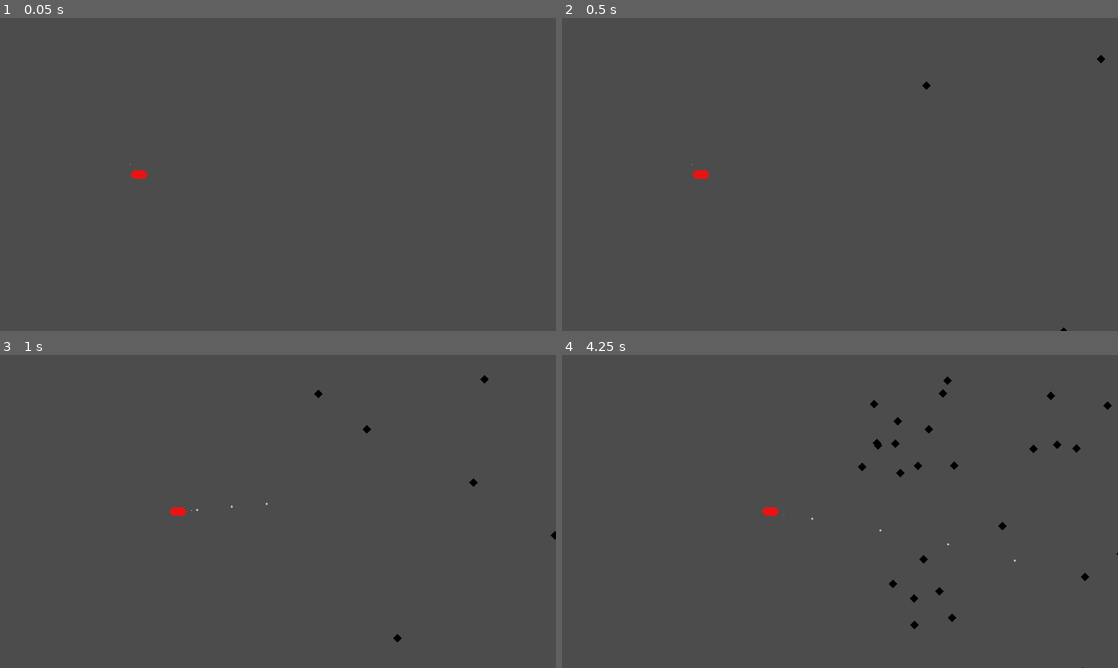
Above: before the commit, frames 1-4 (two rows, left to right).
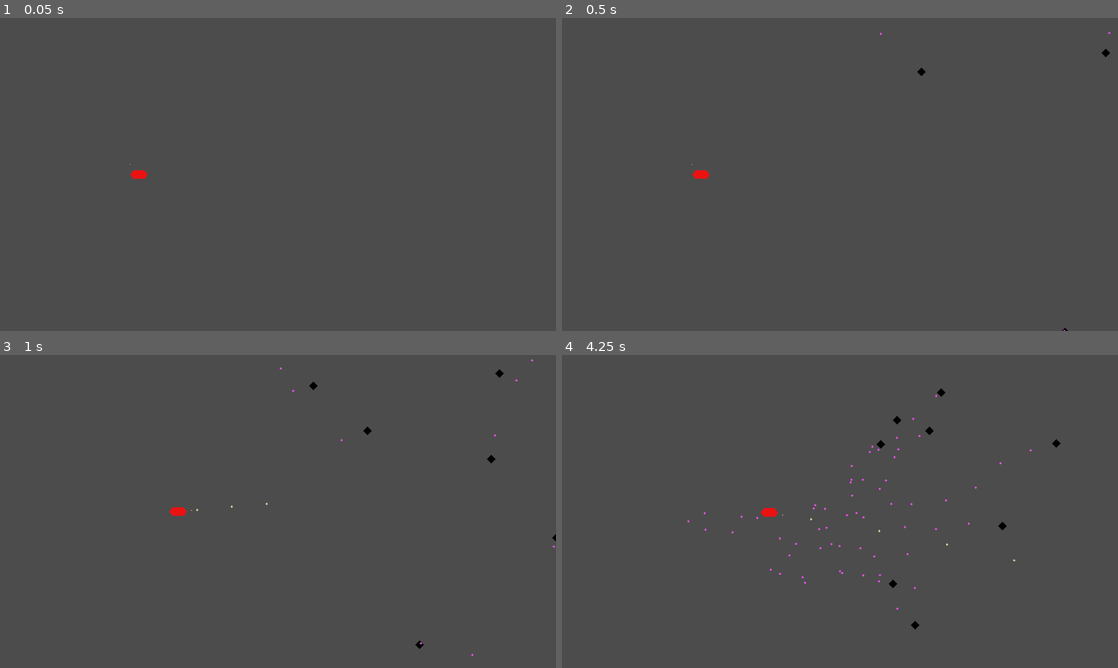
Above: after the commit, the same moments.

Repository: Buitragox/SeaOdyssey
Game: Godot game, scene res://nodes/Level_1.tscn
Same seed, same stepped clock (60 frames per second), same inputs: the game is played once before the commit and once after it.
Inputs (mouse positions are in pixels of both pictures, inside the frame that each line leads up to):
- Up to frame 1 (0.05 s): no input
- Up to frame 2 (0.5 s): no input
- Up to frame 3 (1 s): move the mouse to (400, 495) at 0.52 s; press the mouse at (400, 495) at 0.53 s; hold D (MovRight) from 0.53 s (still down)
- Up to frame 4 (4.25 s): move the mouse to (728, 527) at 1.27 s; release D (MovRight) at 1.28 s; release the mouse at (728, 527) at 1.28 s; hold S (MovDown) 1.28-2.03 s; click (728, 527) at 1.35 s; move the mouse to (895, 442) at 2.02 s; press the mouse at (895, 442) at 2.03 s; hold D (MovRight) 2.03-2.78 s; move the mouse to (812, 574) at 2.77 s; release the mouse at (812, 574) at 2.78 s; hold W (MovUp) 2.78-3.53 s; click (812, 574) at 2.85 s; move the mouse to (1006, 558) at 3.52 s; press the mouse at (1006, 558) at 3.53 s; hold A (MovLeft) from 3.53 s (still down)

Frame 1 is identical in both runs. In frame 2, 0.1% of the frame differs, in the area x 57-99%, y 4-100%; in frame 3, 0.2%; in frame 4, 0.7%, in the area x 22-100%, y 6-100%.

Commit message:
Add enemy shooting functionality

Diff:
--- a/nodes/Bullet.tscn
+++ b/nodes/Bullet.tscn
@@ -6,10 +6,8 @@
 radius = 3.0
 
 [node name="Bullet" type="KinematicBody2D"]
-
 collision_layer = 0
 collision_mask = 0
-
 script = ExtResource( 1 )
 
 [node name="CollisionShape2D" type="CollisionShape2D" parent="."]
--- a/nodes/Enemy.tscn
+++ b/nodes/Enemy.tscn
@@ -13,7 +13,6 @@
 [node name="CollisionShape2D" type="CollisionShape2D" parent="."]
 position = Vector2( -2.38419e-07, 0 )
 rotation = 0.788856
-scale = Vector2( 1, 1 )
 shape = SubResource( 1 )
 
 [node name="AnimationPlayer" type="AnimationPlayer" parent="."]
@@ -23,3 +22,8 @@
 [node name="Polygon2D" type="Polygon2D" parent="."]
 color = Color( 0, 0, 0, 1 )
 polygon = PoolVector2Array( 0, -10, 10, 0, 0, 10, -10, 0 )
+
+[node name="Node2D" type="Node2D" parent="."]
+
+[node name="Position2D" type="Position2D" parent="Node2D"]
+position = Vector2( 11, 0 )
--- a/scripts/Enemy.gd
+++ b/scripts/Enemy.gd
@@ -1,21 +1,64 @@
 extends KinematicBody2D
-const CONF = preload("res://scripts/config.gd")
 
 class_name Enemy
 
+const CONF = preload("res://scripts/config.gd")
+const bulletPath = preload("res://nodes/Bullet.tscn")
+var Layers = preload("res://scripts/config.gd").Layers
+
 var velocity = Vector2()
 var to_go_pos = Vector2()
-var speed = 500
+var speed = 400
 var health = 100
+var damage = 20
+
+var attack_speed = 2.0 # amount of bullets to shoot per second
+var shoot_rate # The shooting rate equals 1/attack_speed
+var shoot_time = 0
+var has_shot = false
+
+const BULLET_COLOR = Color("#e852ea") # Pink
+
+func shoot():
+	var pos = $Node2D/Position2D.global_position
+	var bullet = bulletPath.instance()
+
+	# configure collision layers
+	bullet.set_collision_layer_bit(Layers.ENEMY_BULLET, true)
+	bullet.set_collision_mask_bit(Layers.SHIP, true)
+
+	# add to group and tree
+	bullet.add_to_group("bullets")
+	get_parent().add_child(bullet)
+
+	#set position, velocity and color
+	bullet.set_bullet_data(pos, pos - $Node2D.global_position, BULLET_COLOR)
+	bullet.speed = 150
+	bullet.damage = damage
+
+func verify_shoot(delta):
+	var ship = get_parent().get_node_or_null("./Ship")
+	if ship:
+		$Node2D.look_at(ship.global_position)
+
+	shoot_time += delta
+	if shoot_time >= shoot_rate:
+		has_shot = false
+		shoot_time = 0
+
+
+	if not has_shot:
+		has_shot = true
+		shoot()
 
 func move():
 	if abs(position.x - to_go_pos.x) > CONF.MOV_ERROR and abs(position.y - to_go_pos.y) > CONF.MOV_ERROR :
 		var direction = (to_go_pos - position).normalized()
 		velocity = direction * speed
-		move_and_slide(velocity)
+		velocity = move_and_slide(velocity)
 
-func hit(damage):
-	health -= damage
+func hit(dmg):
+	health -= dmg
 	die()
 
 func die():
@@ -23,6 +66,8 @@
 		queue_free()
 
 func _ready():
+	shoot_rate = 1.0/attack_speed
+
 	randomize()
 
 	if position.x >= CONF.WIDTH/2 and position.x <= CONF.WIDTH + 20 and position.y >= -20 and position.y <= 0:
@@ -34,5 +79,8 @@
 	if position.x >= CONF.WIDTH/2 and position.x <= CONF.WIDTH + 20 and position.y >= CONF.HEIGHT and position.y <=  CONF.HEIGHT + 20:
 		to_go_pos = Vector2(rand_range(CONF.WIDTH/2 + 50, CONF.WIDTH - CONF.WIDTH/4 - 50), rand_range(CONF.HEIGHT/2 + 50, CONF.HEIGHT - 50))
 
-func _physics_process(delta):
+func _process(delta):
+	verify_shoot(delta)
+
+func _physics_process(_delta):
 	move()
--- a/scripts/Level_1.gd
+++ b/scripts/Level_1.gd
@@ -3,7 +3,7 @@
 
 class_name Level_1
 
-const MAX_ENEMIES_IN_SCREEN = 30
+const MAX_ENEMIES_IN_SCREEN = 8
 
 var enemy_scene = preload("res://nodes/Enemy.tscn")
 var ship_scene = preload("res://nodes/Ship.tscn")
--- a/scripts/Ship.gd
+++ b/scripts/Ship.gd
@@ -65,6 +65,14 @@
 		has_shot = true
 		shoot()
 
+func hit(damage):
+	health -= damage
+	die()
+
+func die():
+	if health <= 0:
+		queue_free()
+
 # Called when the node enters the scene tree for the first time.
 func _ready():
 	shoot_rate = 1.0/attack_speed
@@ -73,5 +81,5 @@
 func _process(delta):
 	verify_shoot(delta)
 
-func _physics_process(delta):
+func _physics_process(_delta):
 	movement()
